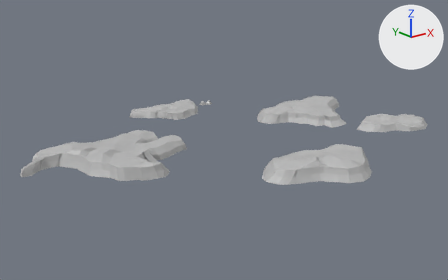
The FBX model Assets/Art/Islands_blockout.fbx, before and after one commit.
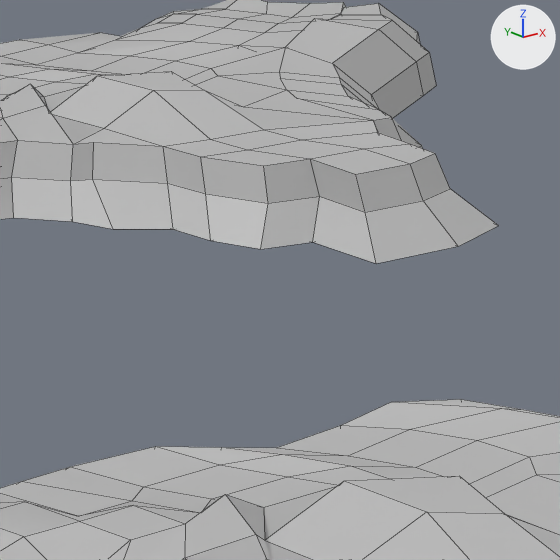
Old and new are each drawn whole from a 50 mm camera at (-0.5727, -0.2905, 0.118) aimed at (-0.3385, 0.0022, 0.0009) and again close up on the part from 64% to 79% of the width and 34% to 58% of the height. Lighting does not change. The marker at upper right points along +X, +Y and +Z. The close-ups show mesh edges as thin lines. Where no turn or scale is listed for an object, it has been applied to the vertices.
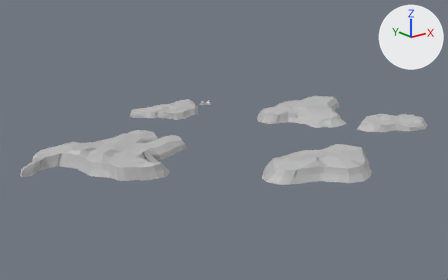
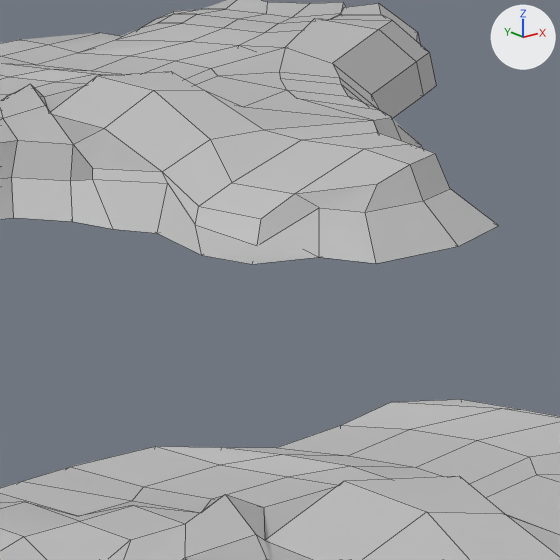
Changed parts and their boxes (x1, y1, x2, y2) in the close-ups (560 x 560 px; the box of a moved part takes in the faces that stretch with it):
'polySurface3', reshaped: before (0, 0, 499, 263); after (0, 0, 499, 264)
part 1 of me_mesh_002, moved or reshaped: before (71, 90, 423, 263); after (71, 90, 423, 264)

The change, as a list of edits to the scene's bpy script:
```text
Change me_mesh_002:
    where me_mesh_002.from_pydata(...)  # 328 vertices, 325 faces; spans x -0.2915..-0.2082, y -0.0209..0.0453, z -0.0009..0.0084
    used by ob_polysurface3; location = (0.0, 0.0, 0.0)
    me_mesh_002 part 1
    me_mesh_002.vertices[168].co: (-0.2682, -0.0025, 0.0002) -> (-0.2701, -0.0025, 0.0002)  # pixel (173, 229) -> pixel (157, 233)
    me_mesh_002.vertices[170].co: (-0.2693, 0.0061, 0.0062) -> (-0.2693, 0.0061, 0.0039)  # pixel (93, 142) -> pixel (92, 168)
    me_mesh_002.vertices[171].co: (-0.2656, 0.0015, 0.0062) -> (-0.2656, 0.0015, 0.0039)  # pixel (163, 146) -> pixel (162, 171)
    me_mesh_002.vertices[181].co: (-0.2682, -0.0069, 0.0002) -> (-0.2693, -0.0069, -0.0009)  # pixel (210, 240) -> pixel (201, 255)
    me_mesh_002.vertices[182].co: (-0.2659, -0.0038, 0.0032) -> (-0.267, -0.0038, 0.0007)  # pixel (205, 193) -> pixel (195, 224)
    me_mesh_002.vertices[184].co: (-0.2656, -0.0028, 0.0062) -> (-0.2656, -0.0028, 0.0019)  # pixel (200, 156) -> pixel (198, 206)
    me_mesh_002.vertices[185].co: (-0.2609, -0.0037, 0.0062) -> (-0.2626, -0.0037, 0.0036)  # pixel (247, 149) -> pixel (231, 182)
    me_mesh_002.vertices[191].co: (-0.2669, -0.0113, 0.0002) -> (-0.268, -0.0114, -0.0009)  # pixel (260, 249) -> pixel (252, 264)
    me_mesh_002.vertices[192].co: (-0.264, -0.0092, 0.0032) -> (-0.2651, -0.0092, -0.0003)  # pixel (268, 203) -> not seen
    me_mesh_002.vertices[193].co: (-0.2619, -0.0125, 0.0002) -> (-0.2649, -0.0159, 0.0002)  # pixel (312, 242) -> pixel (319, 257)
    me_mesh_002.vertices[194].co: (-0.259, -0.0104, 0.0032) -> (-0.259, -0.0104, 0.0022)  # pixel (319, 196) -> pixel (319, 207)
    me_mesh_002.vertices[195].co: (-0.2636, -0.0082, 0.0062) -> (-0.2636, -0.0082, 0.0016)  # pixel (263, 165) -> pixel (261, 218)
    me_mesh_002.vertices[196].co: (-0.2589, -0.0091, 0.0062) -> (-0.2607, -0.0091, 0.0035)  # pixel (310, 158) -> pixel (294, 193)
    me_mesh_002.vertices[206].co: (-0.2596, -0.0148, 0.0062) -> (-0.2569, -0.0148, 0.0049)  # pixel (355, 174) -> pixel (377, 183)
```
